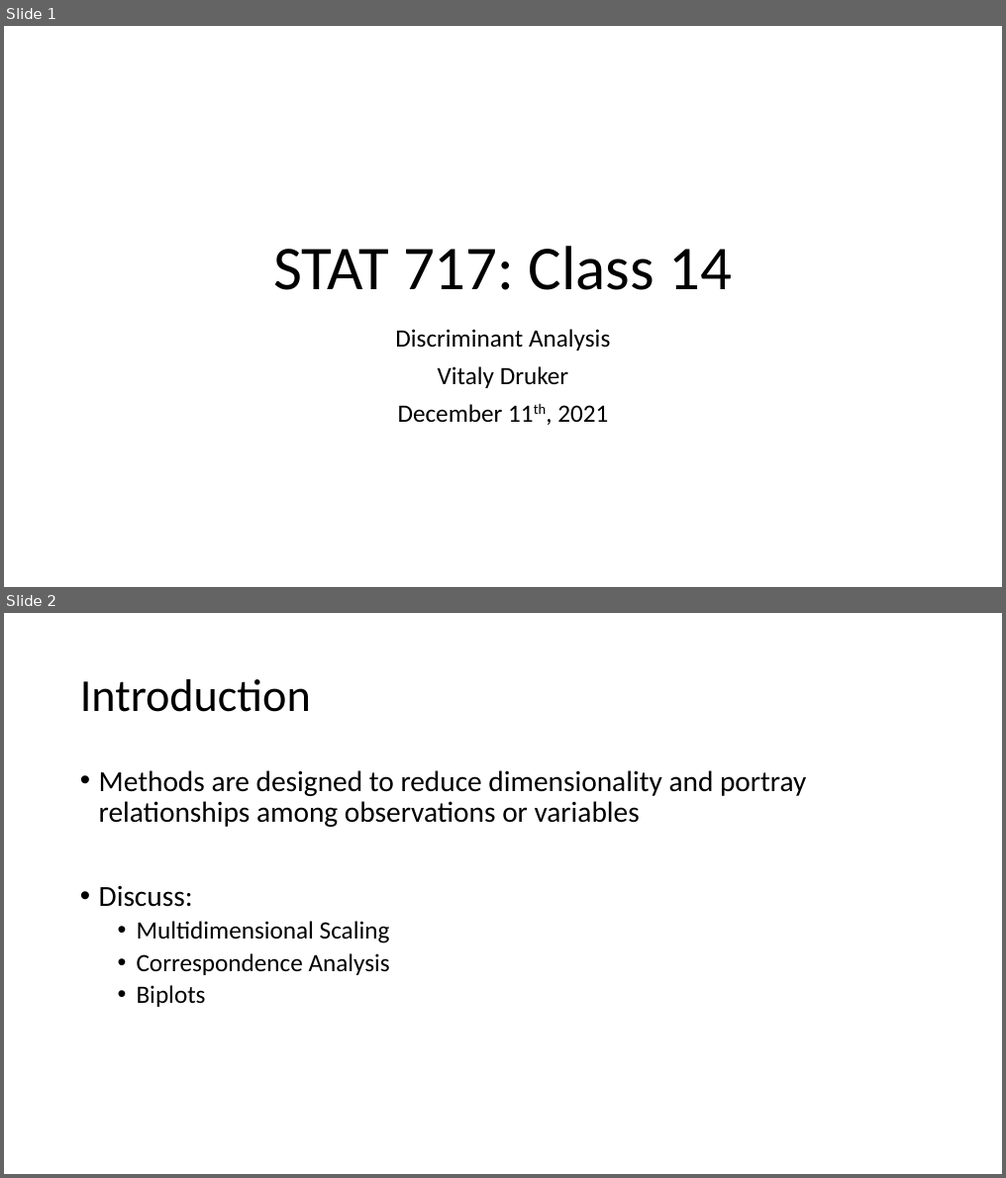
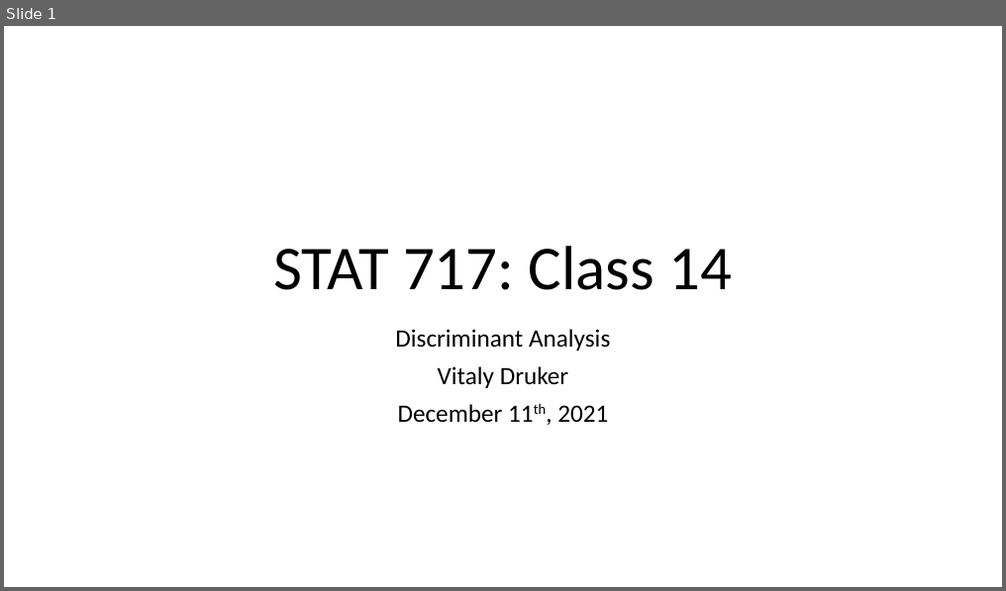
Before and after one commit to hunter-stats/stat717-class-materials, a slide deck: Class 14 Discriminant Analysis.pptx. Shown one above the other, each under a label of ours: slides 1 and 2 before the commit, slide 1 after it. The pictures are 1006x1178 and 1006x591 pixels, drawn with LibreOffice and Linux fonts; fonts in the diff are those of the drawing. Boxes give left, top, right and bottom in pixels: in the first picture for what was removed or moved away, otherwise in the second. Text is boxed around its words. In the diff, an @@ line names an element or a change of style, - is before the commit and + after.

```diff
--- a/Class 14 Discriminant Analysis.pptx
+++ b/Class 14 Discriminant Analysis.pptx
@@ slide 2 removed at (4,613,1002,1174), background #FFFFFF @@
@@ title removed at (80,679,311,712) @@
-Introduction
@@ text removed at (99,770,806,1007) @@
-• Methods are designed to reduce dimensionality and portray relationships among observations or variables
-• Discuss:
-  • Multidimensional Scaling
-  • Correspondence Analysis
-  • Biplots
```
Also in this commit, not shown: 10 slides added, 20 other slides removed, 3 other files.
